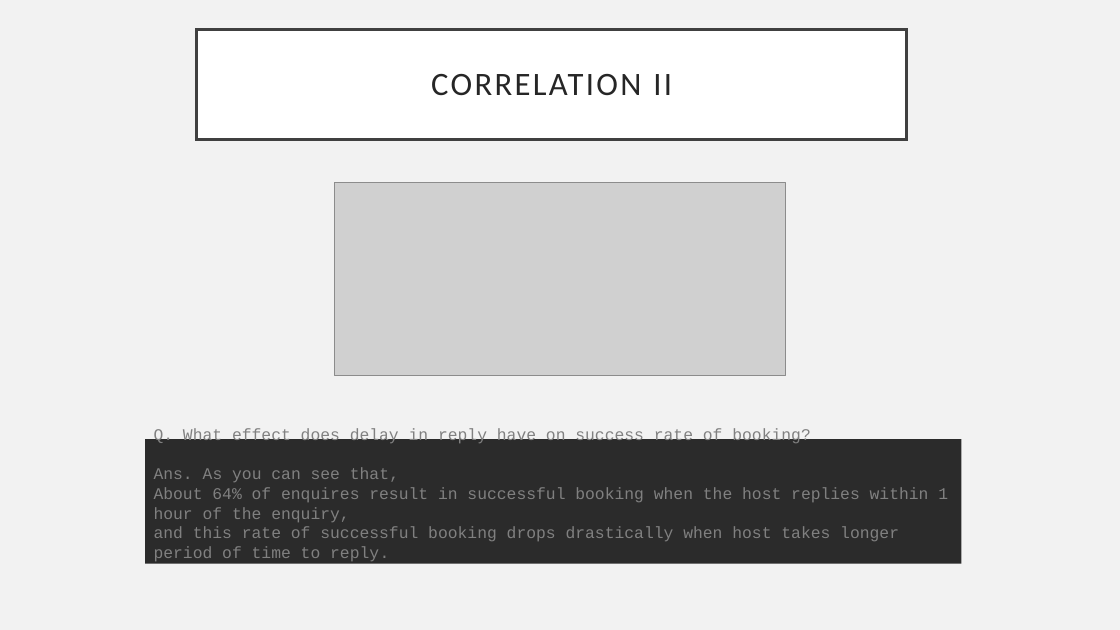
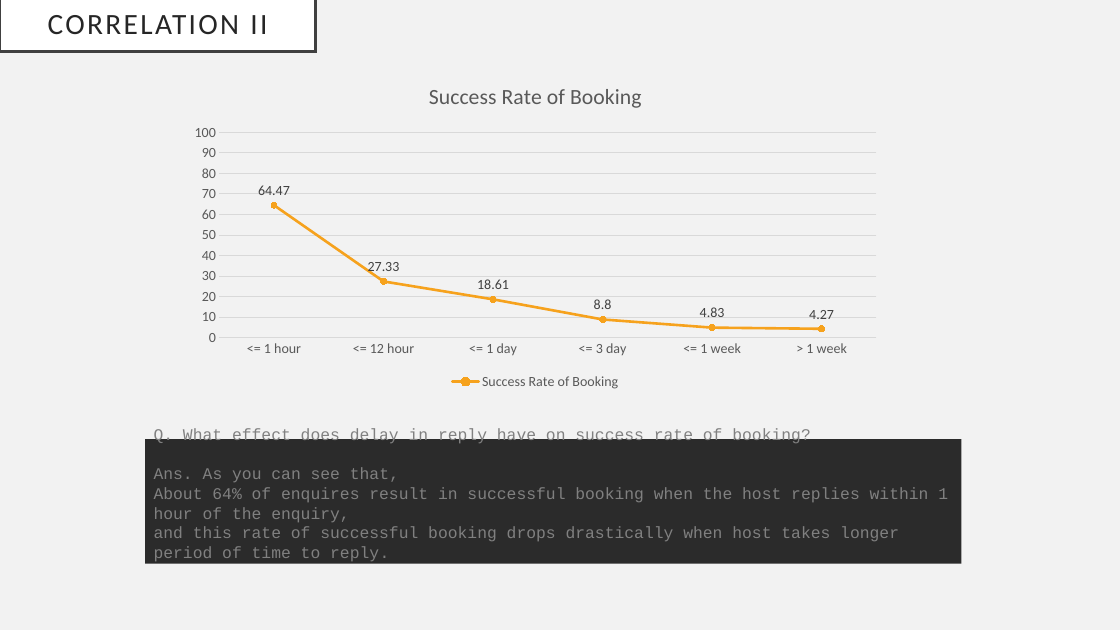
Before and after one commit to VishalChaudhary-Github/airbnb_booking_success, a slide deck: slide 9 of Airbnb Booking Success.pptx. Drawn at 1120x630 pixels with LibreOffice and Linux fonts; fonts in the diff are those of the drawing; grey boxes stand for pictures. Boxes give left, top, right and bottom in pixels: in the first picture for what was removed or moved away, otherwise in the second. Text is boxed around its words. In the diff, an @@ line names an element or a change of style, - is before the commit and + after.

```diff
--- a/Airbnb Booking Success.pptx
+++ b/Airbnb Booking Success.pptx
@@ title "CORRELATION II": place and size @@
-title "CORRELATION II" at bbox=[197, 30, 907, 139]
+title "CORRELATION II" at bbox=[0, 0, 316, 51]
@@ title "CORRELATION II" at bbox=[0, 0, 316, 51]: size 28 to 25.2 pt @@
@@ line stacked chart added at bbox=[181, 66, 891, 393] @@
+title "Success Rate of Booking"
+categories: <= 1 hour, <= 12 hour, <= 1 day, <= 3 day, <= 1 week, > 1 week
+Success Rate of Booking: 64.47, 27.33, 18.61, 8.8, 4.83, 4.27
@@ picture removed at bbox=[334, 182, 786, 376] @@
```
Also in this commit, not shown: 3 other slides changed.
